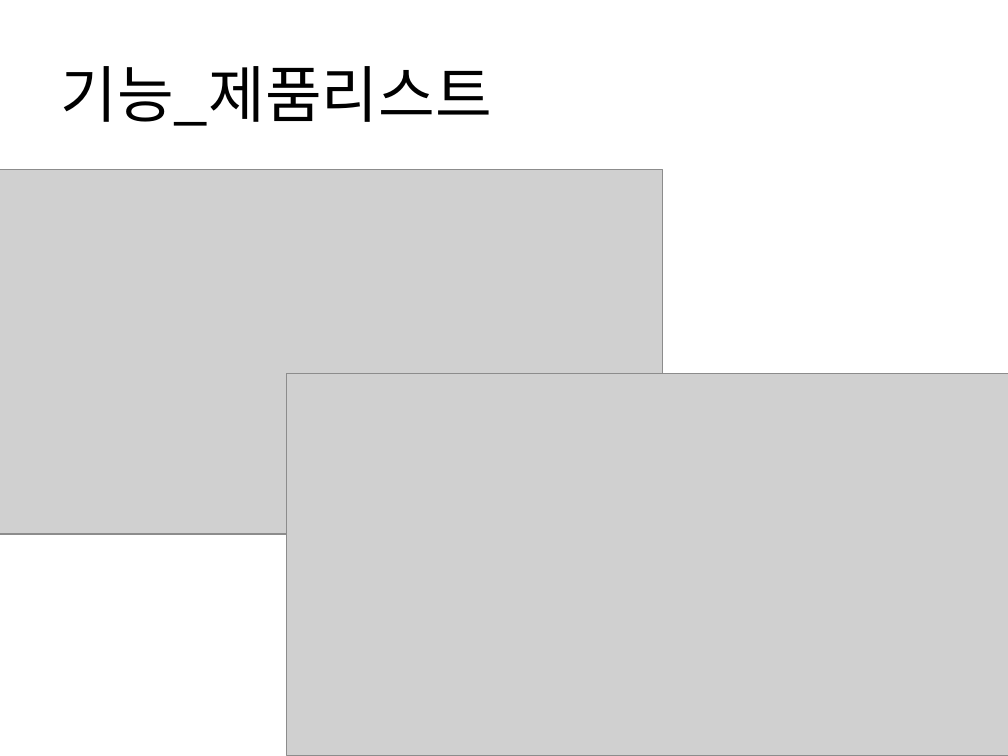
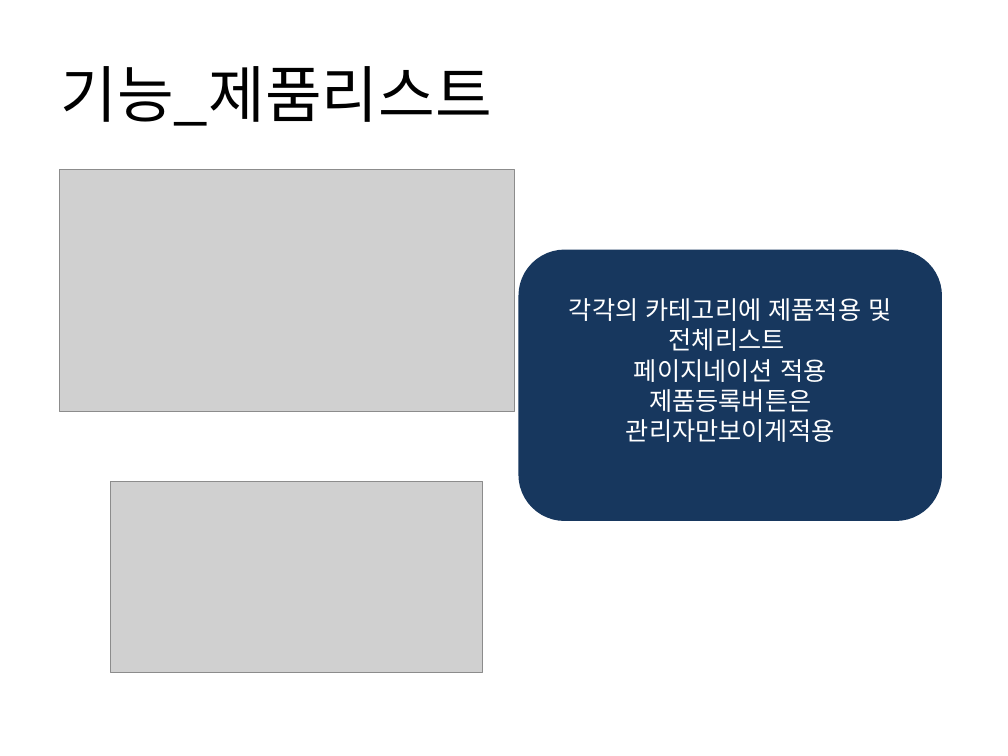
Before and after one commit to yeonjihyo/Leather, a slide deck: slide 16 of leather_last/JH Leather PPT.pptx. Drawn at 1008x756 pixels with LibreOffice and Linux fonts; fonts in the diff are those of the drawing; grey boxes stand for pictures. Boxes give left, top, right and bottom in pixels: in the first picture for what was removed or moved away, otherwise in the second. Text is boxed around its words. In the diff, an @@ line names an element or a change of style, - is before the commit and + after.

```diff
--- a/leather_last/JH Leather PPT.pptx
+++ b/leather_last/JH Leather PPT.pptx
@@ picture resized from (x1=0, y1=169, x2=663, y2=534) to (x1=59, y1=169, x2=514, y2=411) @@
@@ rounded rectangle added at (x1=520, y1=251, x2=940, y2=519), fill #17375E, outline #17375E 2 pt, 18 pt, text #FFFFFF @@
+각각의 카테고리에 제품적용 및 전체리스트
+페이지네이션 적용
+제품등록버튼은 관리자만보이게적용
@@ picture removed at (x1=287, y1=373, x2=1008, y2=756) @@
@@ picture added at (x1=111, y1=481, x2=483, y2=672) @@
```
Also in this commit, not shown: 7 other slides changed, 1 slide removed.
